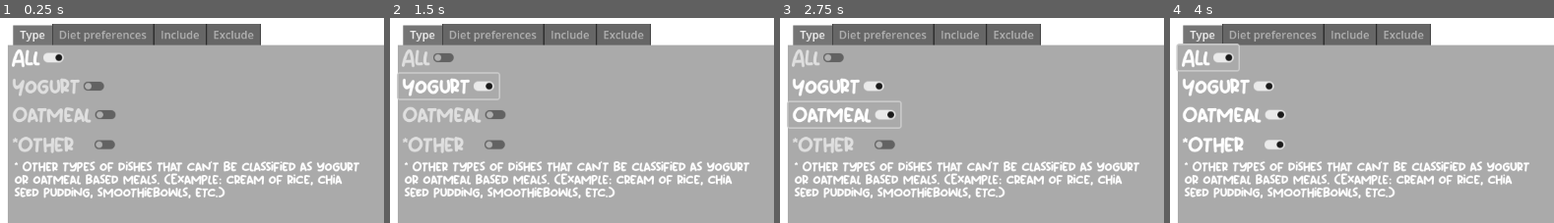
Above: before the commit, frames 1-4 (left to right).
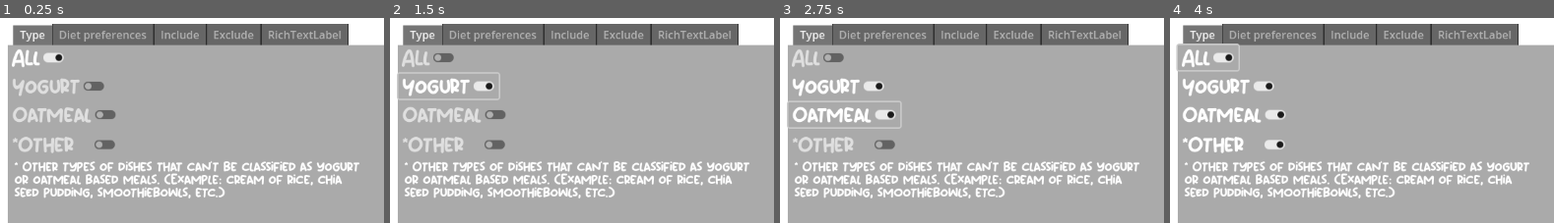
Above: after the commit, the same moments.

Repository: authenticBloodshed/gOATmeal
Game: Godot game, scene res://filters.tscn
Same seed, same stepped clock (60 frames per second), same inputs: the game is played once before the commit and once after it. This scene is started directly instead of the project's main scene.
Inputs:
- Up to frame 1 (0.25 s): no input
- Up to frame 2 (1.5 s): click "All" at 0.5 s; click "Yogurt" at 1.25 s
- Up to frame 3 (2.75 s): click "Oatmeal" at 2 s
- Up to frame 4 (4 s): click "*Other" at 2.75 s; click "All" at 3.5 s
The pictures show only the part of the screen within x 0-50%, y 0-50%; the shares and areas given below are measured in that part.

The runs differ from the first frame. In frame 1, 2.4% of the frame differs, in the area x 67-91%, y 2-14%; in frame 2, 2.4%; in frame 3, 2.4%; in frame 4, 2.4%.

Commit message:
Started working on "include" system

Diff:
--- a/filters.tscn
+++ b/filters.tscn
@@ -1,7 +1,11 @@
-[gd_scene load_steps=3 format=3 uid="uid://djjq0sbowi0kv"]
+[gd_scene load_steps=7 format=3 uid="uid://djjq0sbowi0kv"]
 
 [ext_resource type="Theme" uid="uid://b36dpqnwwq2dk" path="res://toggles.tres" id="1_hnnkf"]
 [ext_resource type="Script" path="res://DietToggles.gd" id="2_t4aci"]
+[ext_resource type="Texture2D" uid="uid://l3xnpqncukxc" path="res://blueberrybowl.png" id="3_3roer"]
+[ext_resource type="Texture2D" uid="uid://b0ix82ecaanru" path="res://bananainbowl.png" id="4_h8uav"]
+[ext_resource type="Texture2D" uid="uid://ufa7bshh1xwv" path="res://gojiberriesjar.png" id="5_41tdw"]
+[ext_resource type="Texture2D" uid="uid://cw21qy6egq6uw" path="res://gojichunks.png" id="6_l0tek"]
 
 [node name="FiltersManager" type="Node2D"]
 
@@ -68,6 +72,7 @@
 text = "* Other types of dishes that can't be classified as yogurt or oatmeal based meals. (Example: cream of rice, chia seed pudding, smoothiebowls, etc.)"
 
 [node name="Diet preferences" type="ColorRect" parent="TabManager/TabContainer"]
+visible = false
 layout_mode = 2
 color = Color(0.666667, 0.666667, 0.666667, 1)
 
@@ -337,14 +342,235 @@
 text = "Selecting this ensures you see dishes that use seasonal ingredients that may not be around year round and dishes themed around certain holidays or times of the year."
 
 [node name="Include" type="ColorRect" parent="TabManager/TabContainer"]
-visible = false
 layout_mode = 2
 color = Color(0.666667, 0.666667, 0.666667, 1)
 
+[node name="TabContainer" type="TabContainer" parent="TabManager/TabContainer/Include"]
+layout_mode = 0
+offset_left = 19.0
+offset_top = 51.0
+offset_right = 1087.0
+offset_bottom = 544.0
+
+[node name="Fresh fruits" type="ColorRect" parent="TabManager/TabContainer/Include/TabContainer"]
+visible = false
+layout_mode = 2
+color = Color(0.262745, 0.262745, 0.262745, 1)
+
+[node name="CheckButton" type="CheckButton" parent="TabManager/TabContainer/Include/TabContainer/Fresh fruits"]
+layout_mode = 0
+offset_left = 19.0
+offset_top = 21.0
+offset_right = 183.0
+offset_bottom = 58.0
+theme = ExtResource("1_hnnkf")
+text = "Banana "
+
+[node name="CheckButton2" type="CheckButton" parent="TabManager/TabContainer/Include/TabContainer/Fresh fruits"]
+layout_mode = 0
+offset_left = 19.0
+offset_top = 63.0
+offset_right = 238.0
+offset_bottom = 100.0
+theme = ExtResource("1_hnnkf")
+text = "Strawberry "
+
+[node name="CheckButton3" type="CheckButton" parent="TabManager/TabContainer/Include/TabContainer/Fresh fruits"]
+layout_mode = 0
+offset_left = 19.0
+offset_top = 112.0
+offset_right = 215.0
+offset_bottom = 149.0
+theme = ExtResource("1_hnnkf")
+text = "Blueberry "
+
+[node name="CheckButton4" type="CheckButton" parent="TabManager/TabContainer/Include/TabContainer/Fresh fruits"]
+layout_mode = 0
+offset_left = 19.0
+offset_top = 162.0
+offset_right = 216.0
+offset_bottom = 199.0
+theme = ExtResource("1_hnnkf")
+text = "Raspberry "
+
+[node name="CheckButton5" type="CheckButton" parent="TabManager/TabContainer/Include/TabContainer/Fresh fruits"]
+layout_mode = 0
+offset_left = 19.0
+offset_top = 210.0
+offset_right = 235.0
+offset_bottom = 247.0
+theme = ExtResource("1_hnnkf")
+text = "Blackberry "
+
+[node name="CheckButton6" type="CheckButton" parent="TabManager/TabContainer/Include/TabContainer/Fresh fruits"]
+layout_mode = 0
+offset_left = 19.0
+offset_top = 256.0
+offset_right = 216.0
+offset_bottom = 293.0
+theme = ExtResource("1_hnnkf")
+text = "Apple "
+
+[node name="CheckButton7" type="CheckButton" parent="TabManager/TabContainer/Include/TabContainer/Fresh fruits"]
+layout_mode = 0
+offset_left = 19.0
+offset_top = 302.0
+offset_right = 216.0
+offset_bottom = 339.0
+theme = ExtResource("1_hnnkf")
+text = "Pear"
+
+[node name="CheckButton8" type="CheckButton" parent="TabManager/TabContainer/Include/TabContainer/Fresh fruits"]
+layout_mode = 0
+offset_left = 314.0
+offset_top = 19.0
+offset_right = 511.0
+offset_bottom = 56.0
+theme = ExtResource("1_hnnkf")
+text = "Peach "
+
+[node name="CheckButton9" type="CheckButton" parent="TabManager/TabContainer/Include/TabContainer/Fresh fruits"]
+layout_mode = 0
+offset_left = 314.0
+offset_top = 61.0
+offset_right = 518.0
+offset_bottom = 98.0
+theme = ExtResource("1_hnnkf")
+text = "Green kiwi "
+
+[node name="CheckButton10" type="CheckButton" parent="TabManager/TabContainer/Include/TabContainer/Fresh fruits"]
+layout_mode = 0
+offset_left = 314.0
+offset_top = 106.0
+offset_right = 667.0
+offset_bottom = 143.0
+theme = ExtResource("1_hnnkf")
+text = "Golden / yellow kiwi "
+
+[node name="CheckButton11" type="CheckButton" parent="TabManager/TabContainer/Include/TabContainer/Fresh fruits"]
+layout_mode = 0
+offset_left = 314.0
+offset_top = 158.0
+offset_right = 667.0
+offset_bottom = 195.0
+theme = ExtResource("1_hnnkf")
+text = "Pineapple"
+
+[node name="CheckButton12" type="CheckButton" parent="TabManager/TabContainer/Include/TabContainer/Fresh fruits"]
+layout_mode = 0
+offset_left = 314.0
+offset_top = 200.0
+offset_right = 667.0
+offset_bottom = 237.0
+theme = ExtResource("1_hnnkf")
+text = "Green grapes"
+
+[node name="CheckButton13" type="CheckButton" parent="TabManager/TabContainer/Include/TabContainer/Fresh fruits"]
+layout_mode = 0
+offset_left = 314.0
+offset_top = 248.0
+offset_right = 667.0
+offset_bottom = 285.0
+theme = ExtResource("1_hnnkf")
+text = "Red grapes"
+
+[node name="CheckButton14" type="CheckButton" parent="TabManager/TabContainer/Include/TabContainer/Fresh fruits"]
+layout_mode = 0
+offset_left = 314.0
+offset_top = 297.0
+offset_right = 667.0
+offset_bottom = 334.0
+theme = ExtResource("1_hnnkf")
+text = "Other"
+
+[node name="Sprite2D" type="Sprite2D" parent="TabManager/TabContainer/Include/TabContainer/Fresh fruits"]
+position = Vector2(859, 124.75)
+scale = Vector2(0.14275, 0.14275)
+texture = ExtResource("3_3roer")
+
+[node name="Sprite2D2" type="Sprite2D" parent="TabManager/TabContainer/Include/TabContainer/Fresh fruits"]
+position = Vector2(859, 331.75)
+scale = Vector2(0.14275, 0.14275)
+texture = ExtResource("4_h8uav")
+
+[node name="Dried fruits" type="ColorRect" parent="TabManager/TabContainer/Include/TabContainer"]
+layout_mode = 2
+color = Color(0.262745, 0.262745, 0.262745, 1)
+
+[node name="CheckButton" type="CheckButton" parent="TabManager/TabContainer/Include/TabContainer/Dried fruits"]
+offset_left = 19.0
+offset_top = 21.0
+offset_right = 183.0
+offset_bottom = 58.0
+theme = ExtResource("1_hnnkf")
+text = "Raisins"
+
+[node name="CheckButton2" type="CheckButton" parent="TabManager/TabContainer/Include/TabContainer/Dried fruits"]
+offset_left = 19.0
+offset_top = 63.0
+offset_right = 238.0
+offset_bottom = 100.0
+theme = ExtResource("1_hnnkf")
+text = "Dates "
+
+[node name="CheckButton3" type="CheckButton" parent="TabManager/TabContainer/Include/TabContainer/Dried fruits"]
+offset_left = 19.0
+offset_top = 112.0
+offset_right = 215.0
+offset_bottom = 149.0
+theme = ExtResource("1_hnnkf")
+text = "Cranberry "
+
+[node name="CheckButton4" type="CheckButton" parent="TabManager/TabContainer/Include/TabContainer/Dried fruits"]
+offset_left = 19.0
+offset_top = 162.0
+offset_right = 216.0
+offset_bottom = 199.0
+theme = ExtResource("1_hnnkf")
+text = "Goji berry "
+
+[node name="CheckButton5" type="CheckButton" parent="TabManager/TabContainer/Include/TabContainer/Dried fruits"]
+offset_left = 19.0
+offset_top = 210.0
+offset_right = 235.0
+offset_bottom = 247.0
+theme = ExtResource("1_hnnkf")
+text = "Other "
+
+[node name="Sprite2D" type="Sprite2D" parent="TabManager/TabContainer/Include/TabContainer/Dried fruits"]
+position = Vector2(887, 215.625)
+scale = Vector2(0.212625, 0.212625)
+texture = ExtResource("5_41tdw")
+
+[node name="Sprite2D2" type="Sprite2D" parent="TabManager/TabContainer/Include/TabContainer/Dried fruits"]
+position = Vector2(778, 397.625)
+scale = Vector2(0.0795, 0.0795)
+texture = ExtResource("6_l0tek")
+
+[node name="Sprite2D3" type="Sprite2D" parent="TabManager/TabContainer/Include/TabContainer/Dried fruits"]
+position = Vector2(889, 420.625)
+scale = Vector2(0.0753125, 0.0753125)
+texture = ExtResource("6_l0tek")
+
+[node name="Nuts" type="ColorRect" parent="TabManager/TabContainer/Include/TabContainer"]
+visible = false
+layout_mode = 2
+color = Color(0.262745, 0.262745, 0.262745, 1)
+
+[node name="Toppings" type="ColorRect" parent="TabManager/TabContainer/Include/TabContainer"]
+visible = false
+layout_mode = 2
+color = Color(0.262745, 0.262745, 0.262745, 1)
+
 [node name="Exclude" type="ColorRect" parent="TabManager/TabContainer"]
 visible = false
 layout_mode = 2
 color = Color(0.666667, 0.666667, 0.666667, 1)
+
+[node name="RichTextLabel" type="RichTextLabel" parent="TabManager/TabContainer"]
+layout_mode = 2
+theme = ExtResource("1_hnnkf")
+text = "Using \"include\" filters out any dishes that DON'T use the ingredient selected."
 
 [node name="DietManager" type="Node2D" parent="."]
 
Binary file added: bananainbowl.png
Not shown, added: bananainbowl.png.import
Binary file added: blueberrybowl.png
Not shown, added: blueberrybowl.png.import
Binary file added: gojiberriesjar.png
Not shown, added: gojiberriesjar.png.import
Binary file added: gojichunks.png
Not shown, added: gojichunks.png.import
